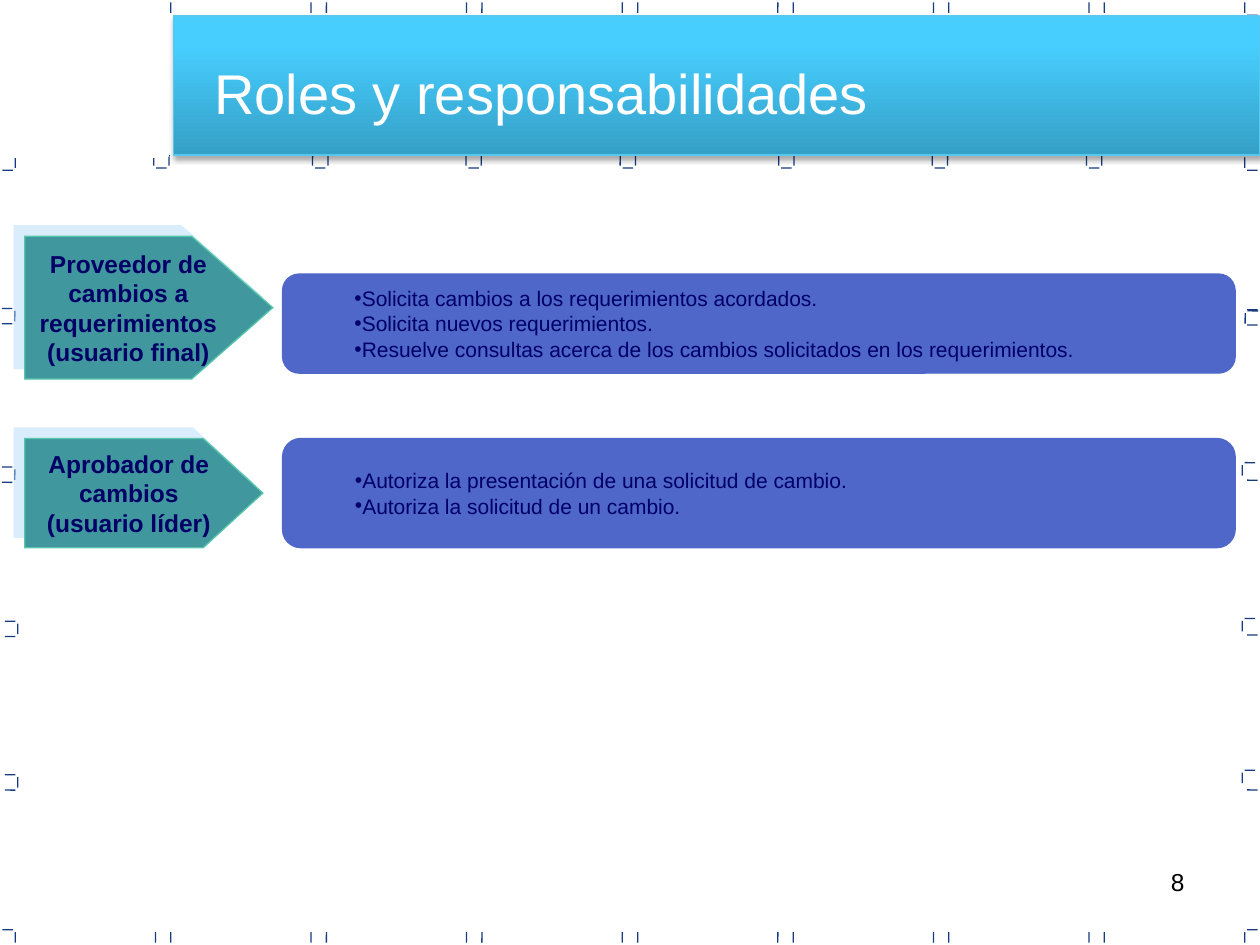
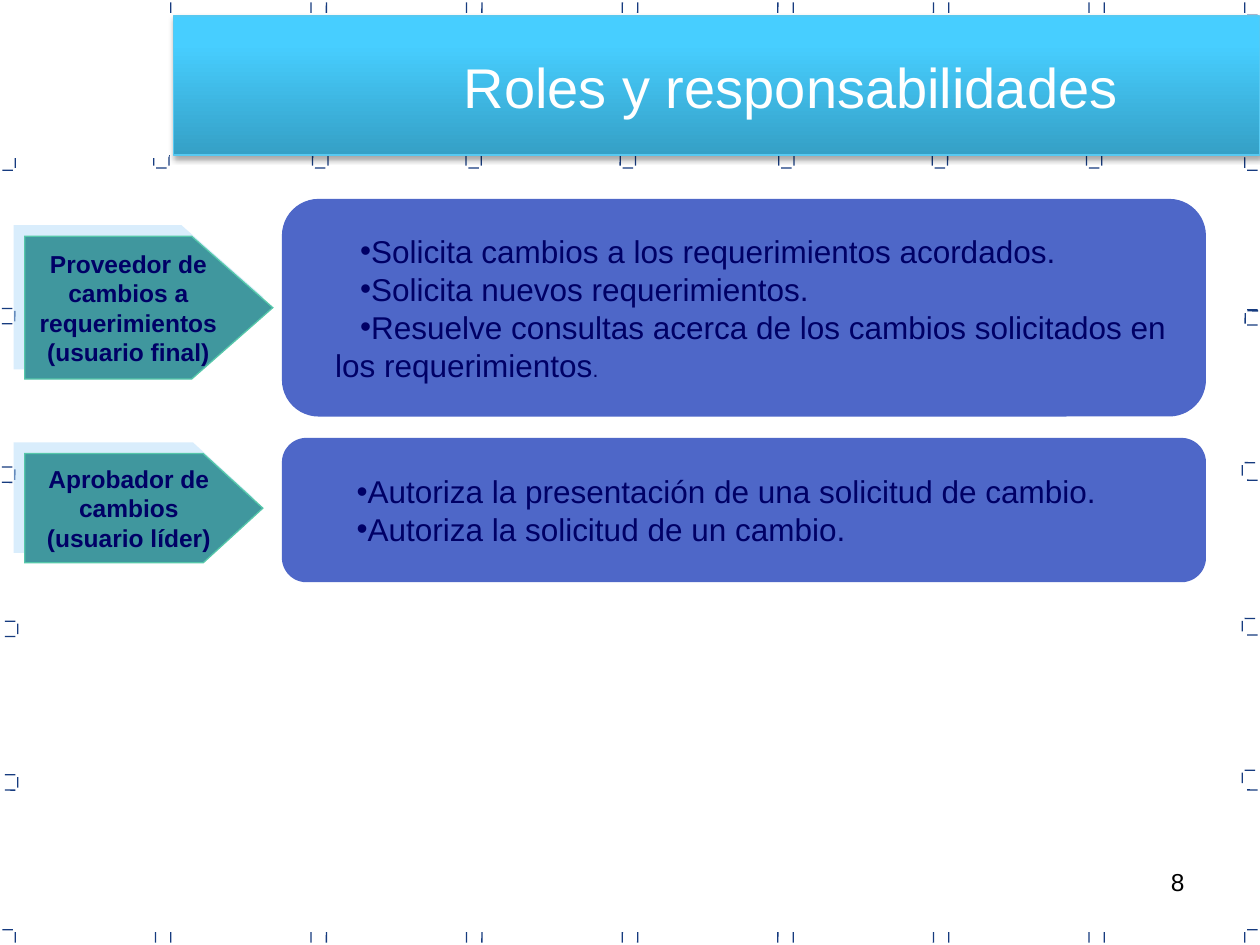
Before and after one commit to RSegura7/Travel-Peru-Express-Documentos, a slide deck: slide 8 of Area de proceso REQM/PGREQ_V0.1.pptx. Drawn at 1260x945 pixels with LibreOffice and Linux fonts; fonts in the diff are those of the drawing. Boxes give left, top, right and bottom in pixels: in the first picture for what was removed or moved away, otherwise in the second. Text is boxed around its words. In the diff, an @@ line names an element or a change of style, - is before the commit and + after.

```diff
--- a/Area de proceso REQM/PGREQ_V0.1.pptx
+++ b/Area de proceso REQM/PGREQ_V0.1.pptx
@@ text "Roles y responsabilidades" moved from (x1=214, y1=73, x2=867, y2=125) to (x1=464, y1=67, x2=1117, y2=119) @@
@@ rounded rectangle "Solicita cambios a los requerimientos ..." at (x1=282, y1=199, x2=1205, y2=416): size 12 to 18 pt @@
@@ rounded rectangle "Solicita cambios a los requerimientos ..." resized from (x1=282, y1=275, x2=1235, y2=374) to (x1=282, y1=199, x2=1205, y2=416) @@
@@ rounded rectangle "Autoriza la presentación de una ..." resized from (x1=282, y1=438, x2=1235, y2=548) to (x1=282, y1=438, x2=1205, y2=582) @@
@@ rounded rectangle "Autoriza la presentación de una ..." at (x1=282, y1=438, x2=1205, y2=582): size 12 to 18 pt @@
@@ pentagon arrow "Aprobador de cambios (usuario líder)" moved from (x1=25, y1=438, x2=263, y2=548) to (x1=25, y1=454, x2=263, y2=563) @@
```
Also in this commit, not shown: 7 other slides changed, 12 other files.
